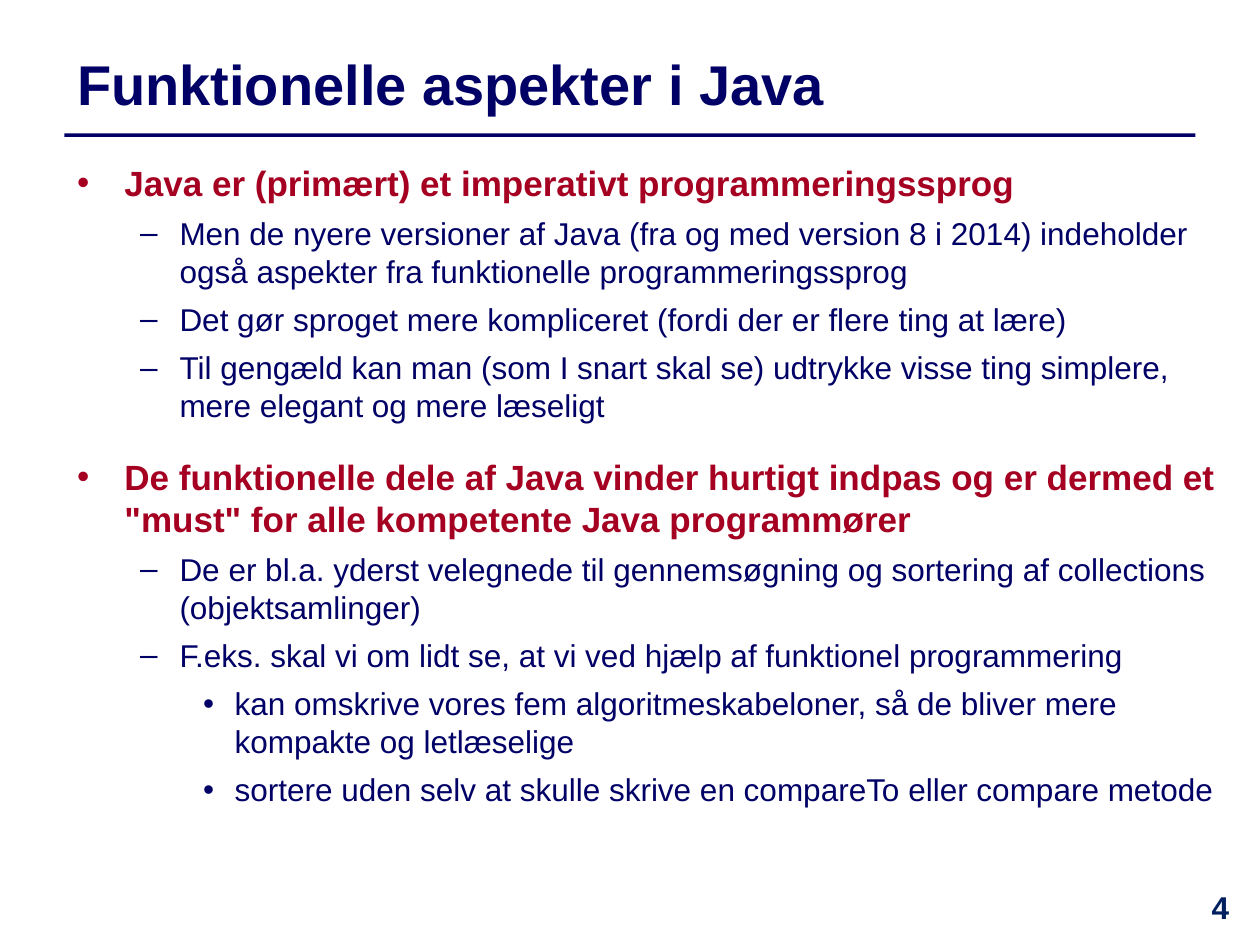
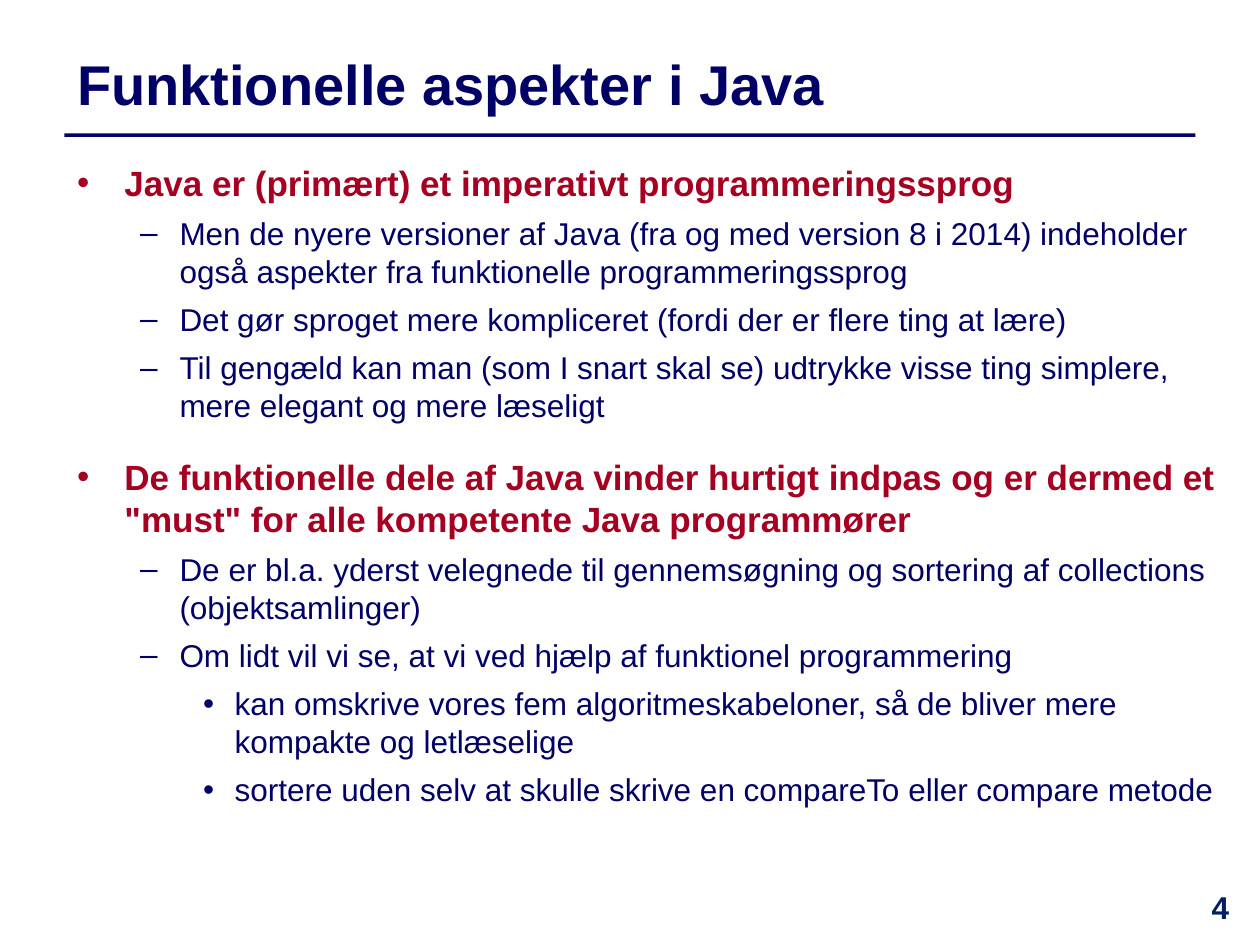
Before and after one commit to IntProgAU/Materiale, a slide deck: slide 4 of web/e23/uge_5b/Slides-Uge5-Torsdag.pptx. Drawn at 1260x945 pixels with LibreOffice and Linux fonts; fonts in the diff are those of the drawing. Boxes give left, top, right and bottom in pixels: in the first picture for what was removed or moved away, otherwise in the second. Text is boxed around its words. In the diff, an @@ line names an element or a change of style, - is before the commit and + after.

```diff
--- a/web/e23/uge_5b/Slides-Uge5-Torsdag.pptx
+++ b/web/e23/uge_5b/Slides-Uge5-Torsdag.pptx
@@ text at [180,644,1012,673]: text changed @@
-  – F.eks. skal vi om lidt se, at vi ved hjælp af funktionel programmering
+  – Om lidt vil vi se, at vi ved hjælp af funktionel programmering
```
Also in this commit, not shown: 10 other slides changed, 1 other file.
